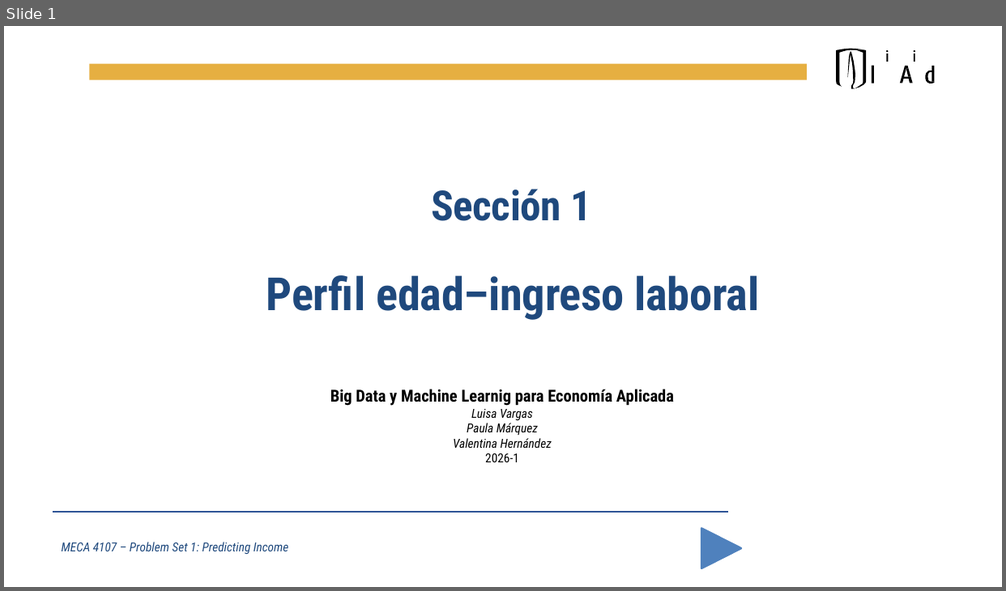
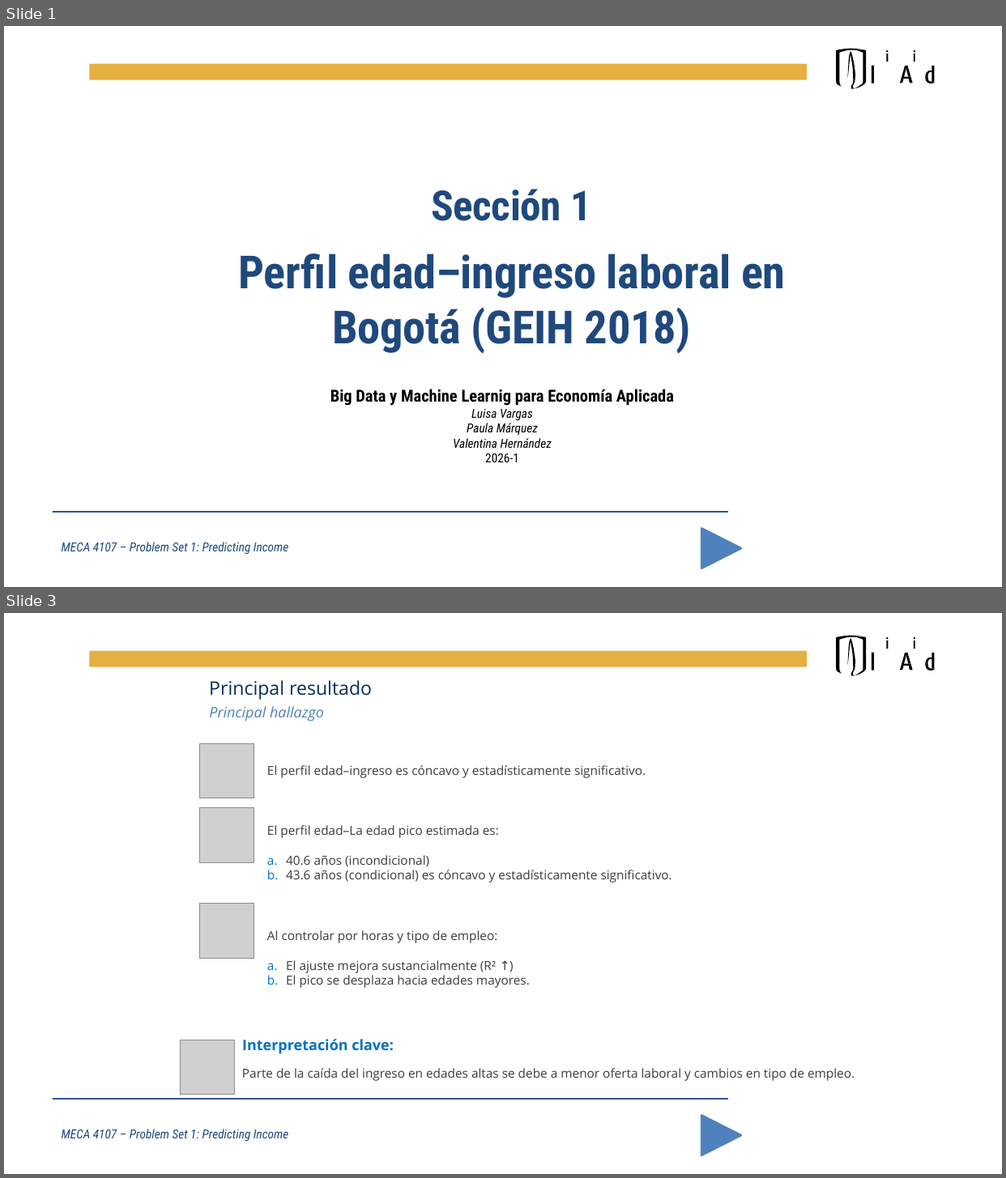
Before and after one commit to Lu2304/Taller-1, a slide deck: 01_section1_age_profile.pptx. Shown one above the other, each under a label of ours: slide 1 before the commit, slides 1 and 3 after it; the slides between them are not shown. The pictures are 1006x591 and 1006x1178 pixels, drawn with LibreOffice and Linux fonts; fonts in the diff are those of the drawing; grey boxes stand for pictures; background and template pictures are left out. Boxes give left, top, right and bottom in pixels: in the first picture for what was removed or moved away, otherwise in the second. Text is boxed around its words. In the diff, an @@ line names an element or a change of style, - is before the commit and + after.

```diff
--- a/01_section1_age_profile.pptx
+++ b/01_section1_age_profile.pptx
@@ slide 3 added at box(4, 613, 1002, 1174), background picture (left out); not listed: 2 template elements that a slide beside it also shows @@
@@ group added at box(808, 636, 1002, 692): 6 freeform shapes, 1 rectangle @@
@@ text added at box(209, 680, 372, 700), 18 pt, text #003057 @@
+Principal resultado
@@ text added at box(209, 706, 324, 722), 14 pt, text #4F81BD, italic @@
+Principal hallazgo
@@ picture added at box(199, 743, 254, 798) @@
@@ text added at box(267, 765, 646, 778), 12 pt, text #3C3C3C @@
+El perfil edad–ingreso es cóncavo y estadísticamente significativo.
@@ picture added at box(199, 807, 254, 862) @@
@@ text added at box(267, 825, 672, 883), 12 pt, text #3C3C3C @@
+El perfil edad–La edad pico estimada es:
+a. 40.6 años (incondicional)
+b. 43.6 años (condicional) es cóncavo y estadísticamente significativo.
@@ picture added at box(199, 904, 254, 958) @@
@@ text added at box(267, 931, 530, 988), 12 pt, text #3C3C3C @@
+Al controlar por horas y tipo de empleo:
+a. El ajuste mejora sustancialmente (R² ↑)
+b. El pico se desplaza hacia edades mayores.
@@ picture added at box(180, 1041, 235, 1095) @@
@@ text added at box(242, 1039, 394, 1054), 14 pt, text #0070C0, bold @@
+Interpretación clave:
@@ text added at box(242, 1068, 854, 1081), 12 pt, text #3C3C3C @@
+Parte de la caída del ingreso en edades altas se debe a menor oferta laboral y cambios en tipo de empleo.
@@ group added at box(54, 1105, 747, 1169): 2 rectangles, 1 text, 1 triangle @@
+MECA 4107 – Problem Set 1: Predicting Income
@@ slide 1 changed as well @@
@@ text at box(238, 254, 786, 354): text changed @@
-Perfil edad–ingreso laboral
+Perfil edad–ingreso laboral en Bogotá (GEIH 2018)
```
Also in this commit, not shown: 5 other slides added, 2 other files.
